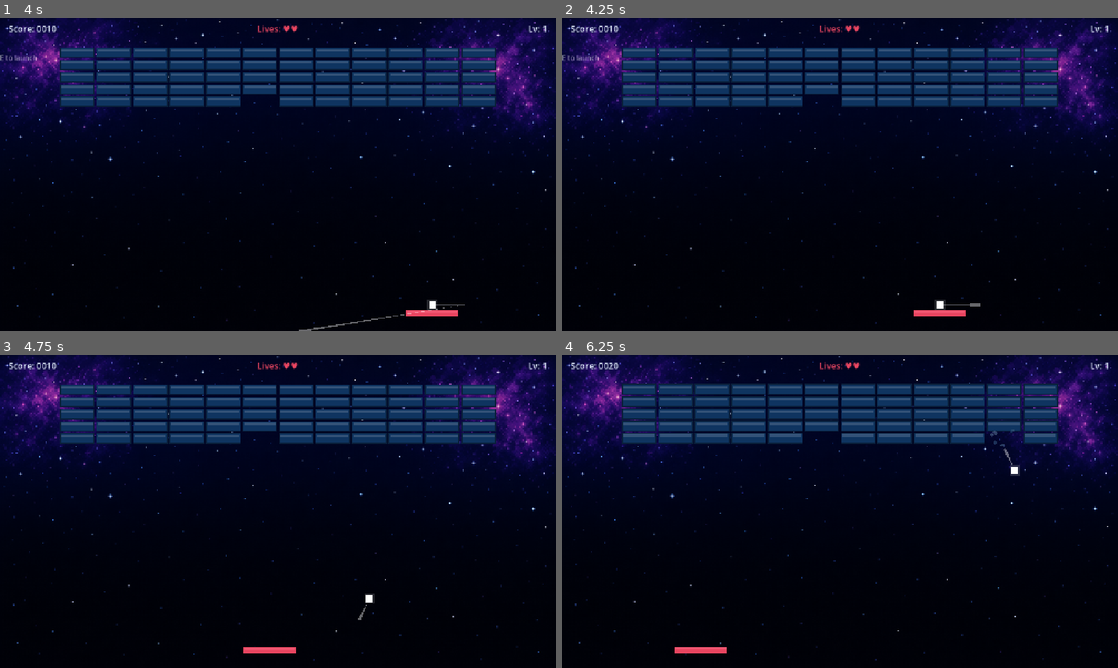
Above: before the commit, frames 1-4 (two rows, left to right).
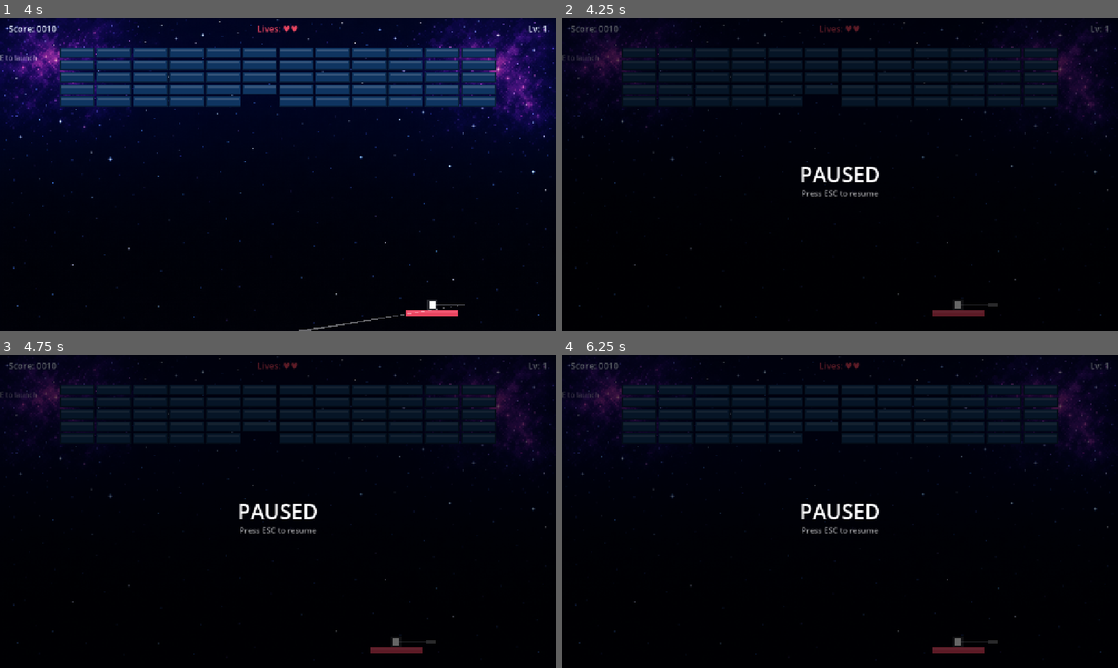
Above: after the commit, the same moments.

Repository: y645259175/GameStudio
Game: Godot game, scene res://scenes/main.tscn
The game is run twice, just before and just after one commit, with the same random seed, the same clock (stepped at 60 frames per second) and the same inputs.
Inputs:
- Up to frame 1 (4 s): tap Space (launch_ball) at 0.5, 1.35, 2.85 s; hold D (move_right) 0.53-1.28 s; hold Space (launch_ball) 0.53-1.28 s; hold A (move_left) 1.28-2.03 s; hold Space (launch_ball) 2.03-2.78 s; hold D (move_right) 2.03-3.53 s; hold A (move_left) from 3.53 s (still down); hold Space (launch_ball) from 3.53 s (still down)
- Up to frame 2 (4.25 s): keep holding A (move_left); keep holding Space (launch_ball); tap Escape (ui_cancel) at 4.15 s
- Up to frame 3 (4.75 s): keep holding A (move_left); release Space (launch_ball) at 4.28 s; tap Space (launch_ball) at 4.35 s
- Up to frame 4 (6.25 s): tap Space (launch_ball) at 5, 5.85 s; hold Space (launch_ball) 5.03-5.78 s; release A (move_left) at 5.78 s; hold D (move_right) from 5.78 s (still down)

Frame 1 is identical in both runs. In frame 2, 26% of the frame differs, in the area x 0-100%, y 0-98%; in frame 3, 26%; in frame 4, 26%.

Commit message:
[story] breakout E3: powerup system (5 types: wide/narrow paddle, speed ball, multi-ball-as-row-clear, extra life), pause overlay (ESC), drop rate per brick type

Diff:
--- a/projects/breakout/game/scenes/main.tscn
+++ b/projects/breakout/game/scenes/main.tscn
@@ -10,6 +10,7 @@
 [ext_resource type="Script" path="res://scripts/ball_trail.gd" id="8"]
 [ext_resource type="Script" path="res://scripts/brick_particles.gd" id="9"]
 [ext_resource type="Texture2D" path="res://assets/bg_starfield.png" id="10"]
+[ext_resource type="Script" path="res://scripts/powerup_manager.gd" id="11"]
 
 [sub_resource type="RectangleShape2D" id="RectangleShape2D_paddle"]
 size = Vector2(120, 16)
@@ -34,6 +35,11 @@
 
 [node name="BrickParticles" type="Node2D" parent="."]
 script = ExtResource("9")
+
+[node name="PowerupContainer" type="Node2D" parent="."]
+
+[node name="PowerupManager" type="Node" parent="."]
+script = ExtResource("11")
 
 [node name="Paddle" type="CharacterBody2D" parent="." groups=["paddle"]]
 position = Vector2(640, 680)
@@ -160,3 +166,46 @@
 theme_override_font_sizes/font_size = 16
 horizontal_alignment = 1
 text = "Press SPACE to launch"
+
+[node name="PauseOverlay" type="CanvasLayer" parent="."]
+process_mode = 3
+layer = 100
+visible = false
+
+[node name="PauseBg" type="ColorRect" parent="PauseOverlay"]
+anchor_right = 1.0
+anchor_bottom = 1.0
+offset_right = 1280.0
+offset_bottom = 720.0
+color = Color(0, 0, 0, 0.6)
+
+[node name="PauseLabel" type="Label" parent="PauseOverlay"]
+anchors_preset = 8
+anchor_left = 0.5
+anchor_top = 0.5
+anchor_right = 0.5
+anchor_bottom = 0.5
+offset_left = -200.0
+offset_top = -60.0
+offset_right = 200.0
+offset_bottom = 60.0
+theme_override_colors/font_color = Color(1, 1, 1, 1)
+theme_override_font_sizes/font_size = 48
+horizontal_alignment = 1
+vertical_alignment = 1
+text = "PAUSED"
+
+[node name="PauseHint" type="Label" parent="PauseOverlay"]
+anchors_preset = 8
+anchor_left = 0.5
+anchor_top = 0.5
+anchor_right = 0.5
+anchor_bottom = 0.5
+offset_left = -200.0
+offset_top = 30.0
+offset_right = 200.0
+offset_bottom = 60.0
+theme_override_colors/font_color = Color(1, 1, 1, 0.6)
+theme_override_font_sizes/font_size = 18
+horizontal_alignment = 1
+text = "Press ESC to resume"
--- /dev/null
+++ b/projects/breakout/game/scenes/powerup.tscn
@@ -0,0 +1,37 @@
+[gd_scene load_steps=3 format=3 uid="uid://powerup001"]
+
+[ext_resource type="Script" path="res://scripts/powerup.gd" id="1"]
+
+[sub_resource type="RectangleShape2D" id="RectShape_1"]
+size = Vector2(28, 28)
+
+[node name="Powerup" type="Area2D"]
+script = ExtResource("1")
+
+[node name="ColorRect" type="ColorRect" parent="."]
+offset_left = -14.0
+offset_top = -14.0
+offset_right = 14.0
+offset_bottom = 14.0
+color = Color(0.086, 0.78, 0.604, 1)
+
+[node name="Border" type="ColorRect" parent="."]
+offset_left = -14.0
+offset_top = -14.0
+offset_right = 14.0
+offset_bottom = -12.0
+color = Color(1, 1, 1, 0.6)
+
+[node name="Label" type="Label" parent="."]
+offset_left = -14.0
+offset_top = -14.0
+offset_right = 14.0
+offset_bottom = 14.0
+horizontal_alignment = 1
+vertical_alignment = 1
+text = "W"
+theme_override_font_sizes/font_size = 18
+theme_override_colors/font_color = Color(1, 1, 1, 1)
+
+[node name="CollisionShape2D" type="CollisionShape2D" parent="."]
+shape = SubResource("RectShape_1")
--- a/projects/breakout/game/scripts/brick.gd
+++ b/projects/breakout/game/scripts/brick.gd
@@ -3,7 +3,7 @@
 ## 砖块（带边框 + 高光效果）
 ## GDD §4 S2 砖块系统
 
-signal brick_destroyed(pos: Vector2, brick_color: Color, score: int)
+signal brick_destroyed(pos: Vector2, brick_color: Color, score: int, brick_type: int)
 
 const COLORS := {
 	1: Color("#0f3460"),
@@ -42,7 +42,7 @@
 		return
 	hp -= 1
 	if hp <= 0:
-		brick_destroyed.emit(global_position, current_color, score_value)
+		brick_destroyed.emit(global_position, current_color, score_value, brick_type)
 		queue_free()
 	else:
 		_update_color()
--- a/projects/breakout/game/scripts/level_generator.gd
+++ b/projects/breakout/game/scripts/level_generator.gd
@@ -81,7 +81,7 @@
 				brick.brick_destroyed.connect(main_node._on_brick_destroyed_visual)
 
 
-func _on_brick_destroyed(pos: Vector2, brick_color: Color, score: int) -> void:
+func _on_brick_destroyed(_pos: Vector2, _brick_color: Color, score: int, _brick_type: int) -> void:
 	GameManager.destroy_brick(score)
 
 
--- a/projects/breakout/game/scripts/main.gd
+++ b/projects/breakout/game/scripts/main.gd
@@ -1,19 +1,29 @@
 extends Node2D
 
 ## 主场景脚本
-## 整合挡板、球、砖块、HUD、特效
+## 整合挡板、球、砖块、HUD、特效、道具、暂停
 
 @onready var paddle: CharacterBody2D = $Paddle
 @onready var ball: Area2D = $Ball
 @onready var level_gen: Node = $LevelGenerator
 @onready var hud: CanvasLayer = $HUD
 @onready var brick_container: Node2D = $BrickContainer
+@onready var powerup_container: Node2D = $PowerupContainer
+@onready var powerup_manager: Node = $PowerupManager
 @onready var game_over_label: Label = $GameOverLabel
 @onready var win_label: Label = $WinLabel
 @onready var launch_hint: Label = $LaunchHint
+@onready var pause_overlay: CanvasLayer = $PauseOverlay
 @onready var camera: Camera2D = $Camera2D
 @onready var ball_trail: Line2D = $BallTrail
 @onready var brick_particles: Node2D = $BrickParticles
+
+# 砖块掉率（不依赖关卡数据，简化）
+const DROP_RATE_BY_TYPE := {
+	1: 0.10,
+	2: 0.18,
+	3: 0.25,
+}
 
 
 func _ready() -> void:
@@ -21,6 +31,7 @@
 	game_over_label.visible = false
 	win_label.visible = false
 	launch_hint.visible = true
+	pause_overlay.visible = false
 
 	ball_trail.ball = ball
 
@@ -40,6 +51,13 @@
 	ball_trail.clear_points()
 	hud.update_level(GameManager.current_level)
 	launch_hint.visible = true
+	# 清掉残留道具
+	for c in powerup_container.get_children():
+		c.queue_free()
+	powerup_manager.reset_run()
+	# 重置挡板状态
+	if paddle.has_method("reset_width"):
+		paddle.reset_width()
 
 
 func _on_ball_lost() -> void:
@@ -74,10 +92,15 @@
 		_start_level()
 
 
-func _physics_process(delta: float) -> void:
+func _physics_process(_delta: float) -> void:
+	if get_tree().paused:
+		return
+
 	if not ball.is_launched:
 		if launch_hint and not launch_hint.visible:
 			launch_hint.visible = true
+		# 仍要检测道具与挡板
+		_check_powerup_collisions()
 		return
 
 	if launch_hint and launch_hint.visible:
@@ -88,8 +111,11 @@
 		if _check_paddle_collision():
 			camera.shake(2.0)
 
-	# 球与砖块碰撞（检测所有砖块，每帧最多处理一个反弹）
+	# 球与砖块碰撞
 	_check_brick_collisions()
+
+	# 道具与挡板碰撞
+	_check_powerup_collisions()
 
 
 func _check_paddle_collision() -> bool:
@@ -100,7 +126,6 @@
 	)
 	if ball_rect.intersects(paddle_rect):
 		ball.bounce_off_paddle(paddle.position, paddle.current_width)
-		# 把球推到挡板上方，防止卡在里面
 		ball.position.y = paddle.position.y - 20
 		return true
 	return false
@@ -116,27 +141,21 @@
 			Vector2(80, 24)
 		)
 		if ball_rect.intersects(brick_rect):
-			# 判断碰撞方向：从哪个方向进入的
 			var ball_center: Vector2 = ball.position
 			var brick_center: Vector2 = brick.position
 
 			var diff: Vector2 = ball_center - brick_center
-			# 比较水平和垂直穿透深度来决定反弹方向
 			var overlap_x: float = 48.0 - absf(diff.x)
 			var overlap_y: float = 20.0 - absf(diff.y)
 
 			if overlap_x < overlap_y:
-				# 水平碰撞（从左或右撞入）
 				ball.direction.x = -ball.direction.x
-				# 推出
 				if diff.x > 0:
 					ball.position.x = brick.position.x + 40.0 + 8.0
 				else:
 					ball.position.x = brick.position.x - 40.0 - 8.0
 			else:
-				# 垂直碰撞（从上或下撞入）
 				ball.direction.y = -ball.direction.y
-				# 推出
 				if diff.y > 0:
 					ball.position.y = brick.position.y + 12.0 + 8.0
 				else:
@@ -144,22 +163,81 @@
 
 			brick.hit()
 			camera.shake(3.0)
-			# 每帧只处理一次反弹，防止穿透多个砖块后方向混乱
 			break
+
+
+func _check_powerup_collisions() -> void:
+	var paddle_rect := Rect2(
+		paddle.position - Vector2(paddle.current_width / 2.0, 8),
+		Vector2(paddle.current_width, 16)
+	)
+	for p in powerup_container.get_children():
+		if not is_instance_valid(p):
+			continue
+		if p.has_method("get_rect"):
+			var pr: Rect2 = p.get_rect()
+			if pr.intersects(paddle_rect):
+				var p_type: String = p.powerup_type if "powerup_type" in p else "wide_paddle"
+				powerup_manager.apply(p_type, paddle, ball, self)
+				p.queue_free()
 
 
 func _get_ball_rect() -> Rect2:
 	return Rect2(ball.position - Vector2(8, 8), Vector2(16, 16))
 
 
-func _on_brick_destroyed_visual(pos: Vector2, brick_color: Color, _score: int) -> void:
+# 砖块销毁视觉回调（粒子 + 道具掉落判定）
+func _on_brick_destroyed_visual(pos: Vector2, brick_color: Color, _score: int, brick_type: int) -> void:
 	brick_particles.spawn(pos, brick_color)
+	# 道具掉落判定
+	var rate: float = float(DROP_RATE_BY_TYPE.get(brick_type, 0.10))
+	if powerup_manager.should_drop(rate):
+		powerup_manager.spawn_at(pos, powerup_container)
+
+
+# 道具效果：清除随机一行砖块
+func powerup_clear_row() -> void:
+	var bricks := get_tree().get_nodes_in_group("bricks")
+	if bricks.is_empty():
+		return
+	# 收集行（按 y 分组），跳过不可破坏
+	var rows: Dictionary = {}
+	for b in bricks:
+		if not is_instance_valid(b):
+			continue
+		if "indestructible" in b and b.indestructible:
+			continue
+		var y_key := int(b.position.y)
+		if not rows.has(y_key):
+			rows[y_key] = []
+		(rows[y_key] as Array).append(b)
+	if rows.is_empty():
+		return
+	var keys = rows.keys()
+	var picked_y = keys[randi() % keys.size()]
+	for b in rows[picked_y]:
+		if is_instance_valid(b) and b.has_method("hit"):
+			b.hit()
+	camera.shake(8.0)
 
 
 func _unhandled_input(event: InputEvent) -> void:
+	# 重启
 	if (game_over_label.visible or win_label.visible) and event.is_action_pressed("launch_ball"):
 		game_over_label.visible = false
 		win_label.visible = false
 		GameManager.reset_game()
 		_start_level()
 		hud.update_all()
+		return
+	# 暂停
+	if event.is_action_pressed("ui_cancel"):
+		_toggle_pause()
+
+
+func _toggle_pause() -> void:
+	# Game Over / Win 时不允许暂停
+	if game_over_label.visible or win_label.visible:
+		return
+	get_tree().paused = not get_tree().paused
+	pause_overlay.visible = get_tree().paused
--- /dev/null
+++ b/projects/breakout/game/scripts/powerup.gd
@@ -0,0 +1,46 @@
+extends Area2D
+
+## 道具掉落物
+## GDD §4 S3 道具系统
+##
+## 收集逻辑由 main.gd 通过矩形相交检测，避免 collision layer 配置复杂度
+
+const FALL_SPEED: float = 150.0
+const COLORS := {
+	"wide_paddle": Color("#16c79a"),
+	"narrow_paddle": Color("#e74c3c"),
+	"speed_ball": Color("#f5a623"),
+	"multi_ball": Color("#3498db"),
+	"extra_life": Color("#e91e63"),
+}
+const ICONS := {
+	"wide_paddle": "W",
+	"narrow_paddle": "N",
+	"speed_ball": "S",
+	"multi_ball": "M",
+	"extra_life": "+",
+}
+
+var powerup_type: String = "wide_paddle"
+
+@onready var color_rect: ColorRect = $ColorRect
+@onready var label: Label = $Label
+
+
+func setup(p_type: String) -> void:
+	powerup_type = p_type
+	if color_rect:
+		color_rect.color = COLORS.get(p_type, Color.WHITE)
+	if label:
+		label.text = ICONS.get(p_type, "?")
+
+
+func _physics_process(delta: float) -> void:
+	position.y += FALL_SPEED * delta
+	# 落出底部自销毁
+	if position.y > 740:
+		queue_free()
+
+
+func get_rect() -> Rect2:
+	return Rect2(position - Vector2(14, 14), Vector2(28, 28))
--- /dev/null
+++ b/projects/breakout/game/scripts/powerup_manager.gd
@@ -0,0 +1,133 @@
+extends Node
+
+## 道具管理器
+## 负责道具掉落概率、生成、效果应用、计时回滚
+
+const POWERUP_SCENE: PackedScene = preload("res://scenes/powerup.tscn")
+const MAX_POWERUPS_PER_RUN: int = 6
+const WEIGHTS: Dictionary = {
+	"wide_paddle": 25,
+	"narrow_paddle": 15,
+	"speed_ball": 20,
+	"multi_ball": 20,
+	"extra_life": 20,
+}
+
+var powerups_dropped_this_run: int = 0
+var active_timers: Dictionary = {}  # powerup_type -> Timer (用于持续效果回滚)
+
+# 持续效果默认时长（秒）
+const DURATIONS: Dictionary = {
+	"wide_paddle": 10.0,
+	"narrow_paddle": 10.0,
+	"speed_ball": 8.0,
+}
+
+
+func reset_run() -> void:
+	powerups_dropped_this_run = 0
+	for t in active_timers.values():
+		if is_instance_valid(t):
+			t.queue_free()
+	active_timers.clear()
+
+
+func should_drop(brick_drop_rate: float) -> bool:
+	if powerups_dropped_this_run >= MAX_POWERUPS_PER_RUN:
+		return false
+	return randf() < brick_drop_rate
+
+
+func spawn_at(pos: Vector2, parent: Node) -> Node:
+	var p_type := _roll_type()
+	var powerup := POWERUP_SCENE.instantiate()
+	powerup.position = pos
+	parent.add_child(powerup)
+	powerup.setup(p_type)
+	powerups_dropped_this_run += 1
+	return powerup
+
+
+func _roll_type() -> String:
+	var total := 0
+	for w in WEIGHTS.values():
+		total += int(w)
+	var r := randi_range(1, total)
+	var acc := 0
+	for k in WEIGHTS.keys():
+		acc += int(WEIGHTS[k])
+		if r <= acc:
+			return str(k)
+	return "wide_paddle"
+
+
+## 应用道具效果
+## paddle: Paddle 节点
+## ball: 主球节点
+## main: 主场景节点（用于 multi_ball 简化版触发清行）
+func apply(powerup_type: String, paddle: Node, ball: Node, main: Node = null) -> void:
+	match powerup_type:
+		"wide_paddle":
+			_apply_paddle_size(paddle, 1.5, "wide_paddle")
+		"narrow_paddle":
+			_apply_paddle_size(paddle, 0.7, "narrow_paddle")
+		"speed_ball":
+			_apply_speed_ball(ball, 1.3)
+		"multi_ball":
+			# 简化版：立即销毁一行砖块（详见 autorun-2026-05-14.md Issue #1）
+			if main and main.has_method("powerup_clear_row"):
+				main.powerup_clear_row()
+		"extra_life":
+			GameManager.add_life()
+		_:
+			push_warning("Unknown powerup: %s" % powerup_type)
+
+
+func _apply_paddle_size(paddle: Node, multiplier: float, key: String) -> void:
+	if not paddle or not paddle.has_method("set_width"):
+		return
+	# 取消正在进行的同/反向计时
+	_cancel_timer("wide_paddle")
+	_cancel_timer("narrow_paddle")
+
+	paddle.set_width(120.0 * multiplier)
+	var t := Timer.new()
+	t.one_shot = true
+	t.wait_time = DURATIONS.get(key, 10.0)
+	add_child(t)
+	t.timeout.connect(func() -> void:
+		if is_instance_valid(paddle) and paddle.has_method("reset_width"):
+			paddle.reset_width()
+		active_timers.erase(key)
+		t.queue_free()
+	)
+	t.start()
+	active_timers[key] = t
+
+
+func _apply_speed_ball(ball: Node, multiplier: float) -> void:
+	if not ball:
+		return
+	_cancel_timer("speed_ball")
+	var original: float = ball.speed if "speed" in ball else 300.0
+	ball.speed = original * multiplier
+	var t := Timer.new()
+	t.one_shot = true
+	t.wait_time = DURATIONS.get("speed_ball", 8.0)
+	add_child(t)
+	t.timeout.connect(func() -> void:
+		if is_instance_valid(ball):
+			ball.speed = original
+		active_timers.erase("speed_ball")
+		t.queue_free()
+	)
+	t.start()
+	active_timers["speed_ball"] = t
+
+
+func _cancel_timer(key: String) -> void:
+	if active_timers.has(key):
+		var t = active_timers[key]
+		if is_instance_valid(t):
+			t.queue_free()
+		active_timers.erase(key)
Not shown: 1 places in projects/breakout/game/scenes/main.tscn that only renumber resources
Not shown, changed: .codebuddy/plans/autorun-2026-05-14.md
